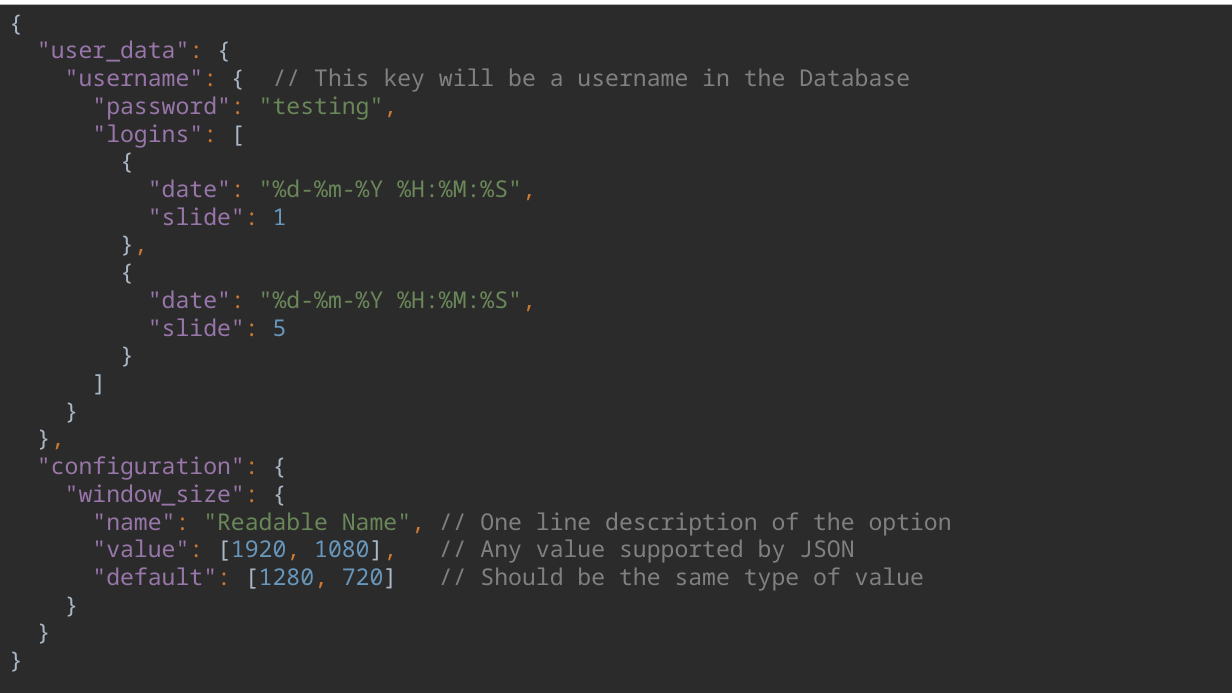
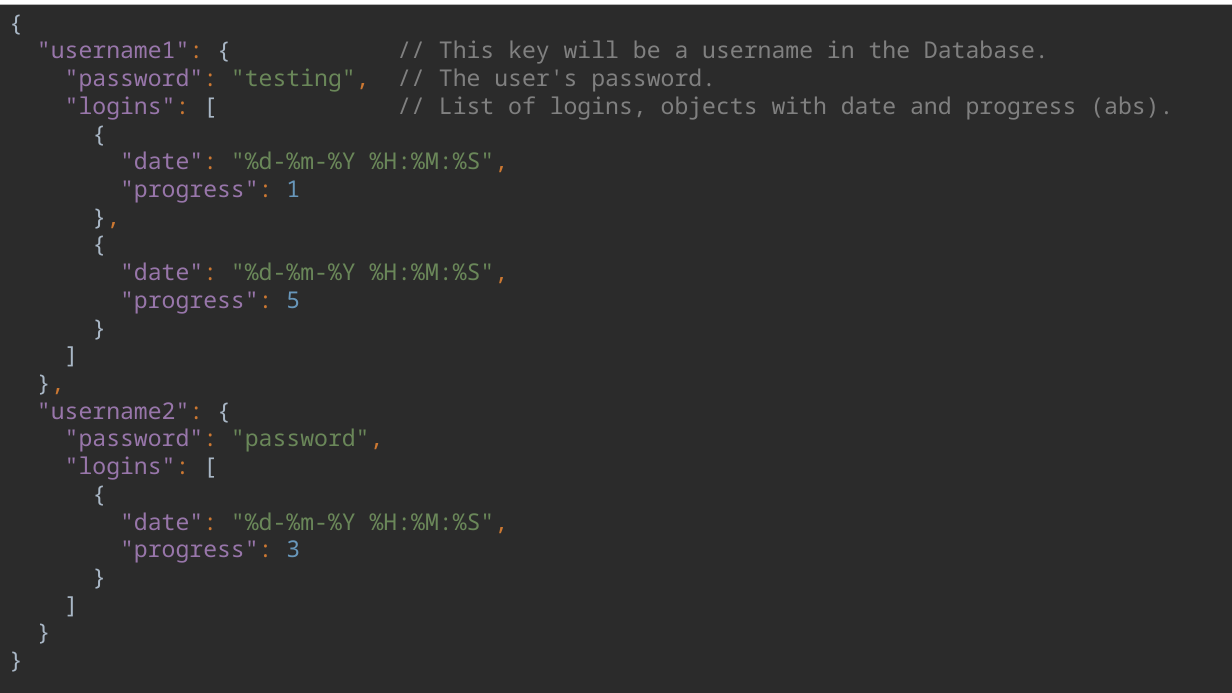
Before and after one commit to shacharoz/Learning_Programming_Basics_With_Python, a slide deck: slide 2 of docs/DataStructures.pptx. Drawn at 1232x693 pixels with LibreOffice and Linux fonts; fonts in the diff are those of the drawing. Boxes give left, top, right and bottom in pixels: in the first picture for what was removed or moved away, otherwise in the second. Text is boxed around its words. In the diff, an @@ line names an element or a change of style, - is before the commit and + after.

```diff
--- a/docs/DataStructures.pptx
+++ b/docs/DataStructures.pptx
@@ text at [37, 40, 1173, 563]: text changed; text colour #808080 to #9876AA @@
-{
-"user_data": {
-"username": { // This key will be a username in the Database
-"password": "testing",
-"logins": [
-{
-"date": "%d-%m-%Y %H:%M:%S",
-"slide": 1
-},
-{
-"date": "%d-%m-%Y %H:%M:%S",
-"slide": 5
-}
-]
-}
-},
-"configuration": {
-"window_size": {
-"name": "Readable Name", // One line description of the option
-"value": [1920, 1080], // Any value supported by JSON
-"default": [1280, 720] // Should be the same type of value
-}
-}
-}
+{
+"username1": { // This key will be a username in the Database.
+"password": "testing", // The user's password.
+"logins": [ // List of logins, objects with date and progress (abs).
+{
+"date": "%d-%m-%Y %H:%M:%S",
+"progress": 1
+},
+{
+"date": "%d-%m-%Y %H:%M:%S",
+"progress": 5
+}
+]
+},
+"username2": {
+"password": "password",
+"logins": [
+{
+"date": "%d-%m-%Y %H:%M:%S",
+"progress": 3
+}
+]
+}
+}
```
Also in this commit, not shown: 1 other slide changed, 2 other files.
